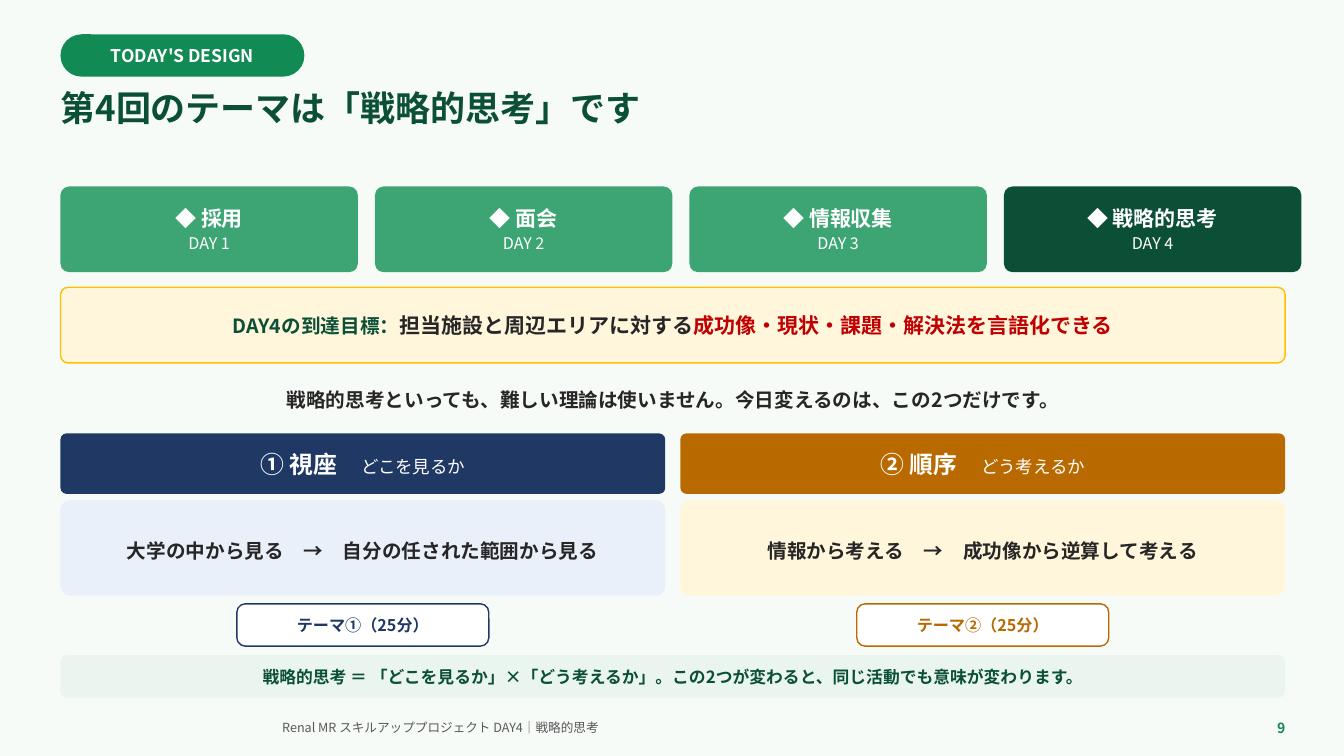
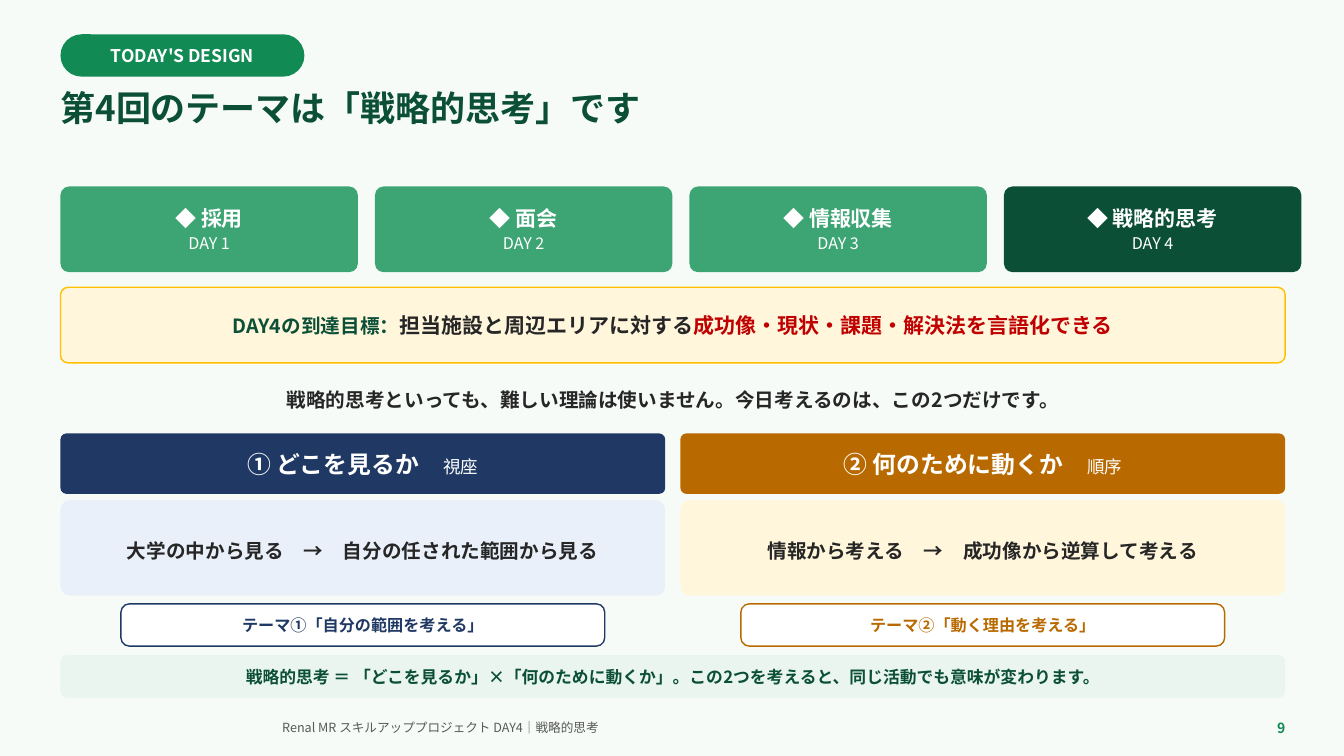
Before and after one commit to TAKUYA-1187/Claude, a slide deck: slide 9 of novartis_training/DAY4_ちょっと分かるだけで世界が変わる.pptx. Drawn at 1344x756 pixels with LibreOffice and Linux fonts; fonts in the diff are those of the drawing; background and template pictures are left out. Boxes give left, top, right and bottom in pixels: in the first picture for what was removed or moved away, otherwise in the second. Text is boxed around its words. In the diff, an @@ line names an element or a change of style, - is before the commit and + after.

```diff
--- a/novartis_training/DAY4_ちょっと分かるだけで世界が変わる.pptx
+++ b/novartis_training/DAY4_ちょっと分かるだけで世界が変わる.pptx
@@ text at bbox=[287, 390, 1059, 409]: text changed @@
-戦略的思考といっても、難しい理論は使いません。今日変えるのは、この2つだけです。
+戦略的思考といっても、難しい理論は使いません。今日考えるのは、この2つだけです。
@@ text in rounded rectangle at bbox=[248, 452, 478, 475]: text changed; size 12.5 to 17 pt; bold on @@
-① 視座 どこを見るか
+① どこを見るか 視座
@@ text in rounded rectangle at bbox=[843, 452, 1122, 475]: text changed; size 12.5 to 17 pt; bold on @@
-② 順序 どう考えるか
+② 何のために動くか 順序
@@ rounded rectangle "テーマ①「自分の範囲を考える」": place and size @@
-rounded rectangle "テーマ①「自分の範囲を考える」" at bbox=[237, 604, 489, 646]
+rounded rectangle "テーマ①「自分の範囲を考える」" at bbox=[121, 604, 605, 646]
@@ text in rounded rectangle at bbox=[242, 617, 483, 633]: text changed @@
-テーマ①（25分）
+テーマ①「自分の範囲を考える」
@@ rounded rectangle "テーマ②「動く理由を考える」": place and size @@
-rounded rectangle "テーマ②「動く理由を考える」" at bbox=[857, 604, 1109, 646]
+rounded rectangle "テーマ②「動く理由を考える」" at bbox=[741, 604, 1225, 646]
@@ text in rounded rectangle at bbox=[870, 617, 1095, 633]: text changed @@
-テーマ②（25分）
+テーマ②「動く理由を考える」
@@ text in rounded rectangle at bbox=[246, 668, 1099, 685]: text changed @@
-戦略的思考 ＝ 「どこを見るか」×「どう考えるか」。この2つが変わると、同じ活動でも意味が変わります。
+戦略的思考 ＝ 「どこを見るか」×「何のために動くか」。この2つを考えると、同じ活動でも意味が変わります。
```
Also in this commit, not shown: 9 other slides changed, 2 other files.
